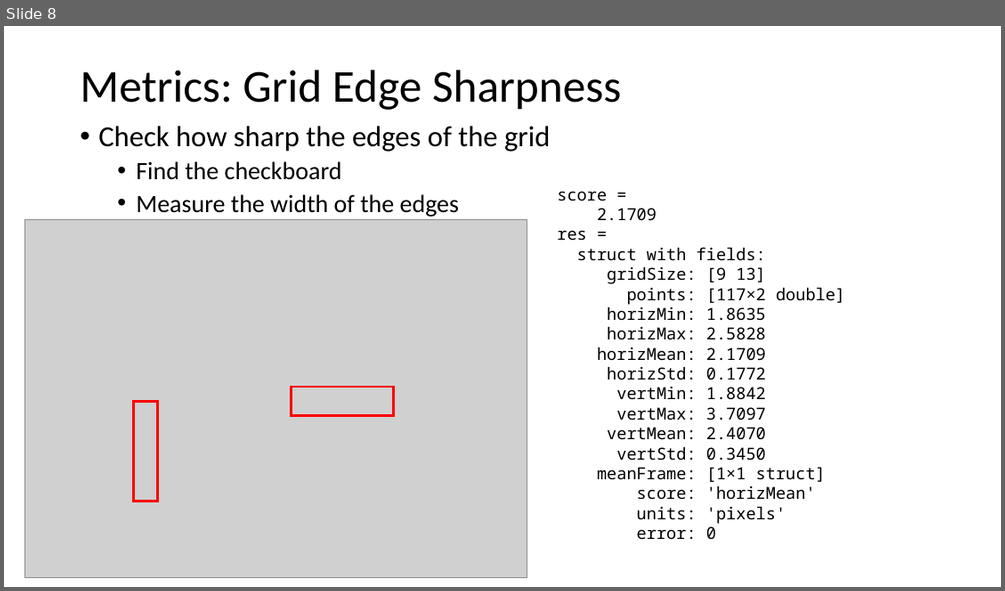
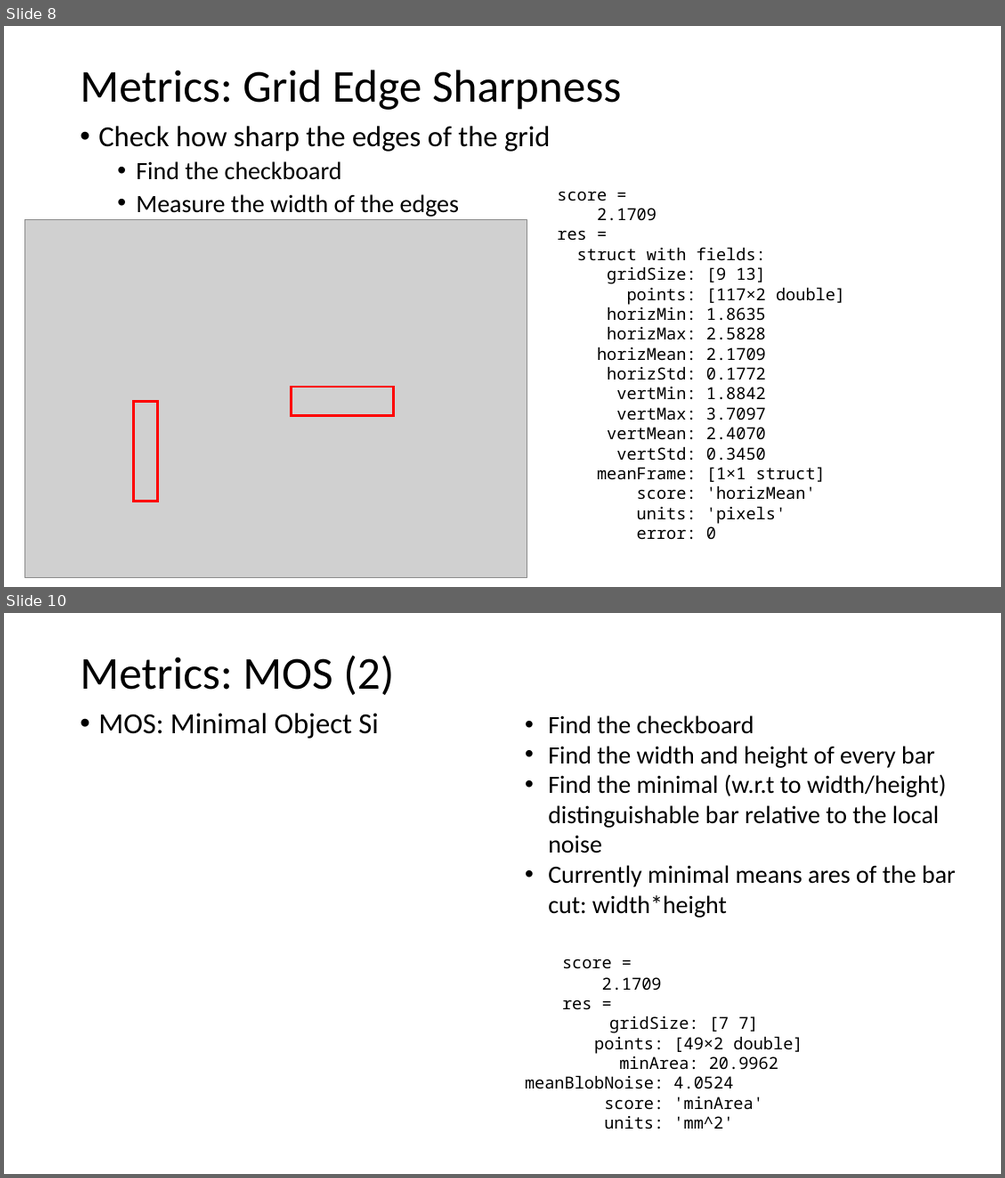
Before and after one commit to aangerma/algo_ivcam2, a slide deck: +Validation/Metrics.pptx. Shown one above the other, each under a label of ours: slide 8 before the commit, slides 8 and 10 after it; the slides between them are not shown. The pictures are 1005x591 and 1005x1178 pixels, drawn with LibreOffice and Linux fonts; fonts in the diff are those of the drawing; grey boxes stand for pictures. Boxes give left, top, right and bottom in pixels: in the first picture for what was removed or moved away, otherwise in the second. Text is boxed around its words. In the diff, an @@ line names an element or a change of style, - is before the commit and + after.

Commit message:
mos GT, probabilites and noise mos_data_10_03

```diff
--- a/+Validation/Metrics.pptx
+++ b/+Validation/Metrics.pptx
@@ slide 10 added at box(4, 613, 1001, 1174), background #FFFFFF @@
@@ title added at box(80, 655, 394, 695), 44 pt, text #000000 @@
+Metrics: MOS (2)
@@ text added at box(98, 713, 378, 738), 28 pt, text #000000 @@
+• MOS: Minimal Object Si
@@ text added at box(525, 715, 955, 1129), 24 pt, text #000000 @@
+  • Find the checkboard
+  • Find the width and height of every bar
+  • Find the minimal (w.r.t to width/height) distinguishable bar relative to the local noise
+  • Currently minimal means ares of the bar cut: width*height
+score =
+2.1709
+res =
+  gridSize: [7 7]
+  points: [49×2 double]
+  minArea: 20.9962
+  meanBlobNoise: 4.0524
+  score: 'minArea'
+  units: 'mm^2'
```
Also in this commit, not shown: 1 other slide added, 4 other files.
